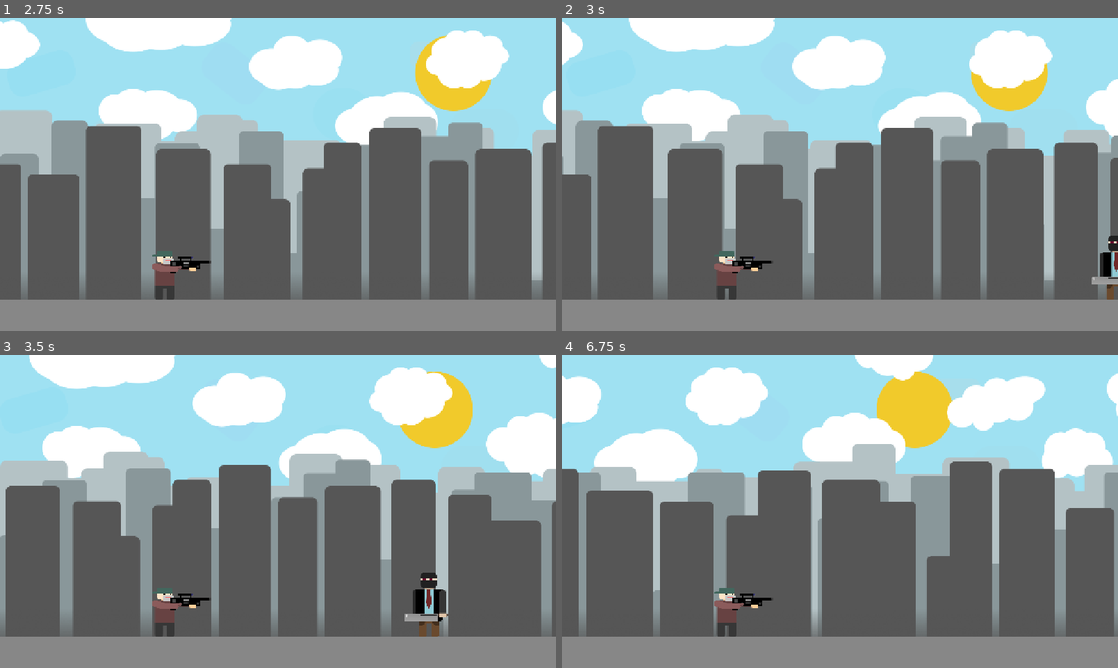
Above: before the commit, frames 1-4 (two rows, left to right).
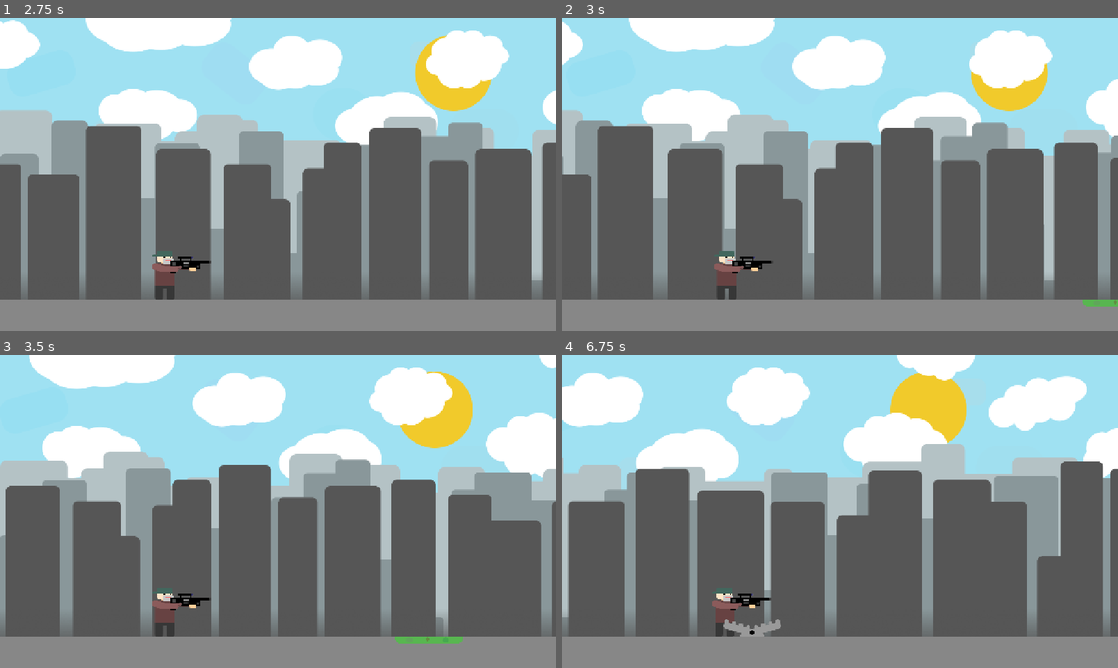
Above: after the commit, the same moments.

Repository: Gafum/against-order
Game: Godot game, scene res://Scripts/Scenes/Start menu/Start_menu.tscn
The game is run twice, just before and just after one commit, with the same random seed, the same clock (stepped at 60 frames per second) and the same inputs.
Inputs (mouse positions are in pixels of both pictures, inside the frame that each line leads up to):
- Up to frame 1 (2.75 s): click "LETS RUN" at 0.5 s; tap Enter at 1.25 s; move the mouse to (400, 158) at 1.27 s; press the mouse at (400, 158) at 1.28 s; tap Space at 1.52, 2.27 s; move the mouse to (166, 190) at 2.02 s; release the mouse at (166, 190) at 2.03 s; click (166, 190) at 2.1 s
- Up to frame 2 (3 s): move the mouse to (895, 105) at 2.77 s; press the mouse at (895, 105) at 2.78 s
- Up to frame 3 (3.5 s): no input
- Up to frame 4 (6.75 s): move the mouse to (990, 605) at 3.52 s; release the mouse at (990, 605) at 3.53 s; click (990, 605) at 3.6 s; tap Space at 3.77, 4.52, 5.27 s; move the mouse to (1006, 558) at 4.27 s; press the mouse at (1006, 558) at 4.28 s; move the mouse to (673, 464) at 5.02 s; release the mouse at (673, 464) at 5.03 s; click (673, 464) at 5.1 s; move the mouse to (967, 605) at 5.77 s; press the mouse at (967, 605) at 5.78 s; move the mouse to (756, 433) at 6.52 s; release the mouse at (756, 433) at 6.53 s; click (756, 433) at 6.6 s

Frame 1 is identical in both runs. In frame 2, 0.6% of the frame differs, in the area x 93-100%, y 69-93%; in frame 3, 1.2%; in frame 4, 36%, in the area x 0-100%, y 0-90%.

Commit message:
added some new obstacles

Diff:
--- a/Scripts/Characters/Villain/villain.tscn
+++ /dev/null
@@ -1,39 +0,0 @@
-[gd_scene load_steps=5 format=3 uid="uid://w6usrcsjfmct"]
-
-[ext_resource type="Texture2D" uid="uid://b72mot4b071dm" path="res://assets/Characters/Villains/Villain1/Villain1.png" id="1_6eemx"]
-[ext_resource type="Script" uid="uid://cuv8c73u21p4l" path="res://Scripts/Characters/Villain/villain.gd" id="1_6g16p"]
-
-[sub_resource type="CapsuleShape2D" id="CapsuleShape2D_6eemx"]
-radius = 79.0
-height = 292.0
-
-[sub_resource type="SpriteFrames" id="SpriteFrames_x8ouv"]
-animations = [{
-"frames": [{
-"duration": 1.0,
-"texture": ExtResource("1_6eemx")
-}],
-"loop": true,
-"name": &"Idle",
-"speed": 5.0
-}]
-
-[node name="Villain" type="CharacterBody2D"]
-input_pickable = true
-script = ExtResource("1_6g16p")
-
-[node name="CollisionShape2D" type="CollisionShape2D" parent="."]
-position = Vector2(0, -146)
-shape = SubResource("CapsuleShape2D_6eemx")
-
-[node name="AnimatedSprite2D" type="AnimatedSprite2D" parent="."]
-position = Vector2(-12, -148)
-sprite_frames = SubResource("SpriteFrames_x8ouv")
-animation = &"Idle"
-
-[node name="VisibleOnScreenEnabler2D" type="VisibleOnScreenEnabler2D" parent="."]
-position = Vector2(0.99999994, -95.99999)
-scale = Vector2(8.046132, 1.4762126)
-rect = Rect2(-14.168297, -136.15924, 25.478079, 201.19052)
-
-[connection signal="screen_exited" from="VisibleOnScreenEnabler2D" to="." method="_on_visible_on_screen_enabler_2d_screen_exited"]
--- /dev/null
+++ b/Scripts/Environment/Obstacles/BaseObstacle/base_obstacle.tres.gd
@@ -0,0 +1,5 @@
+extends CharacterBody2D
+
+
+func _on_visible_on_screen_enabler_2d_screen_exited() -> void:
+	queue_free()
--- /dev/null
+++ b/Scripts/Environment/Obstacles/BaseObstacle/base_obstacle.tscn
@@ -0,0 +1,22 @@
+[gd_scene load_steps=3 format=3 uid="uid://cs5kqdaqi4842"]
+
+[ext_resource type="Script" uid="uid://tq5tcy0cxyqj" path="res://Scripts/Environment/Obstacles/BaseObstacle/base_obstacle.tres.gd" id="1_enljr"]
+
+[sub_resource type="CapsuleShape2D" id="CapsuleShape2D_6eemx"]
+radius = 79.0
+height = 292.0
+
+[node name="BaseObstacle" type="CharacterBody2D"]
+input_pickable = true
+script = ExtResource("1_enljr")
+
+[node name="CollisionShape2D" type="CollisionShape2D" parent="."]
+position = Vector2(0, -146)
+shape = SubResource("CapsuleShape2D_6eemx")
+
+[node name="VisibleOnScreenEnabler2D" type="VisibleOnScreenEnabler2D" parent="."]
+position = Vector2(0.99999994, -95.99999)
+scale = Vector2(8.046132, 1.4762126)
+rect = Rect2(-10.066948, -132.77222, 20.009613, 197.8035)
+
+[connection signal="screen_exited" from="VisibleOnScreenEnabler2D" to="." method="_on_visible_on_screen_enabler_2d_screen_exited"]
--- /dev/null
+++ b/Scripts/Environment/Obstacles/StaticObstacles/Liquid/toxic_water.tscn
@@ -0,0 +1,21 @@
+[gd_scene load_steps=4 format=3 uid="uid://douirkh8gylu7"]
+
+[ext_resource type="PackedScene" uid="uid://cs5kqdaqi4842" path="res://Scripts/Environment/Obstacles/BaseObstacle/base_obstacle.tscn" id="1_1qpid"]
+[ext_resource type="Texture2D" uid="uid://c15g5s7wlmmt5" path="res://assets/Obstacles/StaticObstacles/Liquid/Puddle.png" id="2_oudvk"]
+
+[sub_resource type="RectangleShape2D" id="RectangleShape2D_i3sar"]
+size = Vector2(259, 44)
+
+[node name="ToxicWater" instance=ExtResource("1_1qpid")]
+
+[node name="CollisionShape2D" parent="." index="0"]
+position = Vector2(26.5, 9)
+shape = SubResource("RectangleShape2D_i3sar")
+
+[node name="VisibleOnScreenEnabler2D" parent="." index="1"]
+position = Vector2(5.0000005, -70.00001)
+rect = Rect2(-20.133896, 38.612328, 39.894943, 33.193047)
+
+[node name="Puddle" type="Sprite2D" parent="." index="2"]
+position = Vector2(0, 15)
+texture = ExtResource("2_oudvk")
--- /dev/null
+++ b/Scripts/Environment/Obstacles/StaticObstacles/Traps/trap1.tscn
@@ -0,0 +1,20 @@
+[gd_scene load_steps=4 format=3 uid="uid://dvfxfiy2vxmax"]
+
+[ext_resource type="PackedScene" uid="uid://cs5kqdaqi4842" path="res://Scripts/Environment/Obstacles/BaseObstacle/base_obstacle.tscn" id="1_43j4f"]
+[ext_resource type="Texture2D" uid="uid://bg8d1sri43qe1" path="res://assets/Obstacles/StaticObstacles/Traps/Trap1.png" id="2_l2v4e"]
+
+[sub_resource type="RectangleShape2D" id="RectangleShape2D_0df7f"]
+size = Vector2(148, 86)
+
+[node name="Trap1" instance=ExtResource("1_43j4f")]
+
+[node name="CollisionShape2D" parent="." index="0"]
+position = Vector2(0, -43)
+shape = SubResource("RectangleShape2D_0df7f")
+
+[node name="VisibleOnScreenEnabler2D" parent="." index="1"]
+rect = Rect2(-16.90253, 8.128902, 33.68078, 56.902378)
+
+[node name="Trap1" type="Sprite2D" parent="." index="2"]
+position = Vector2(0, -41)
+texture = ExtResource("2_l2v4e")
--- a/Scripts/Characters/Villain/villain.gd
+++ b/Scripts/Environment/Obstacles/Villains/Villain1/villain_1.gd
@@ -1,8 +1,4 @@
-extends CharacterBody2D
-
-
-func _on_visible_on_screen_enabler_2d_screen_exited() -> void:
-	queue_free()
+extends "res://Scripts/Environment/Obstacles/BaseObstacle/base_obstacle.tres.gd"
 
 func _input_event(_viewport: Viewport, event: InputEvent, _shape_idx: int) -> void:
 	if event.is_action_pressed("click"):
--- /dev/null
+++ b/Scripts/Environment/Obstacles/Villains/Villain1/villain_1.tscn
@@ -0,0 +1,38 @@
+[gd_scene load_steps=5 format=3 uid="uid://bqtmybgq1kplg"]
+
+[ext_resource type="PackedScene" uid="uid://cs5kqdaqi4842" path="res://Scripts/Environment/Obstacles/BaseObstacle/base_obstacle.tscn" id="1_gcifs"]
+[ext_resource type="Script" uid="uid://cclxtda3mcjpi" path="res://Scripts/Environment/Obstacles/Villains/Villain1/villain_1.gd" id="2_jqeu3"]
+[ext_resource type="Texture2D" uid="uid://b72mot4b071dm" path="res://assets/Characters/Villains/Villain1/Villain1.png" id="2_knfil"]
+
+[sub_resource type="SpriteFrames" id="SpriteFrames_a6j6c"]
+animations = [{
+"frames": [{
+"duration": 1.0,
+"texture": ExtResource("2_knfil")
+}],
+"loop": true,
+"name": &"Idle",
+"speed": 5.0
+}, {
+"frames": [],
+"loop": true,
+"name": &"default",
+"speed": 5.0
+}]
+
+[node name="Villain1" instance=ExtResource("1_gcifs")]
+script = ExtResource("2_jqeu3")
+
+[node name="CollisionShape2D" parent="." index="0"]
+position = Vector2(0, -147)
+scale = Vector2(0.971, 1.01)
+
+[node name="AnimatedSprite2D" type="AnimatedSprite2D" parent="CollisionShape2D" index="0"]
+position = Vector2(-117.40473, -146.53467)
+scale = Vector2(1.0298661, 0.990099)
+sprite_frames = SubResource("SpriteFrames_a6j6c")
+animation = &"Idle"
+centered = false
+
+[node name="VisibleOnScreenEnabler2D" parent="." index="1"]
+rect = Rect2(-10.066948, -135.48184, 21.252447, 200.51312)
--- a/Scripts/Scenes/Gameplay/gameplay.gd
+++ b/Scripts/Scenes/Gameplay/gameplay.gd
@@ -8,7 +8,9 @@
 @onready var game_floor:StaticBody2D = $Floor
 
 const VILLAIN_LIST := [
-	preload("res://Scripts/Characters/Villain/villain.tscn"),
+	preload("res://Scripts/Environment/Obstacles/StaticObstacles/Liquid/toxic_water.tscn"),
+	preload("res://Scripts/Environment/Obstacles/Villains/Villain1/villain_1.tscn"),
+	preload("res://Scripts/Environment/Obstacles/StaticObstacles/Traps/trap1.tscn"),
 ]
 
 var speed := 1000.0
@@ -34,11 +36,13 @@
 		return
 
 	# set the next position of the villain
-	next_villain_x_position = int(player_x + speed + randf_range(-15, 340))
+	next_villain_x_position = int(player_x + speed + randi_range(-15, 340))
 
-	if(VILLAIN_LIST[0]):
+	var new_villain_object = VILLAIN_LIST[randi_range(0, VILLAIN_LIST.size()-1)]
+
+	if(new_villain_object):
 		# creating the new Villain
-		var new_villain:CharacterBody2D = VILLAIN_LIST[0].instantiate()
+		var new_villain:CharacterBody2D = new_villain_object.instantiate()
 		new_villain.name = "VILLAIN"+ str(Time.get_ticks_msec())
 		new_villain.global_position = Vector2(
 			int(get_viewport().get_visible_rect().size.x+player_x+speed),
--- /dev/null
+++ b/villain_1.gd
@@ -0,0 +1 @@
+extends "res://Scripts/Environment/Obstacles/BaseObstacle/base_obstacle.tres.gd"
Not shown, removed: Scripts/Characters/Villain/villain.gd.uid
Not shown, added: Scripts/Environment/Obstacles/BaseObstacle/base_obstacle.tres.gd.uid
Not shown, added: Scripts/Environment/Obstacles/Villains/Villain1/villain_1.gd.uid
Binary file added: assets/Obstacles/StaticObstacles/Liquid/Puddle.png
Not shown, added: assets/Obstacles/StaticObstacles/Liquid/Puddle.png.import
Binary file added: assets/Obstacles/StaticObstacles/Traps/Trap1.png
Not shown, added: assets/Obstacles/StaticObstacles/Traps/Trap1.png.import
Not shown, added: villain_1.gd.uid
